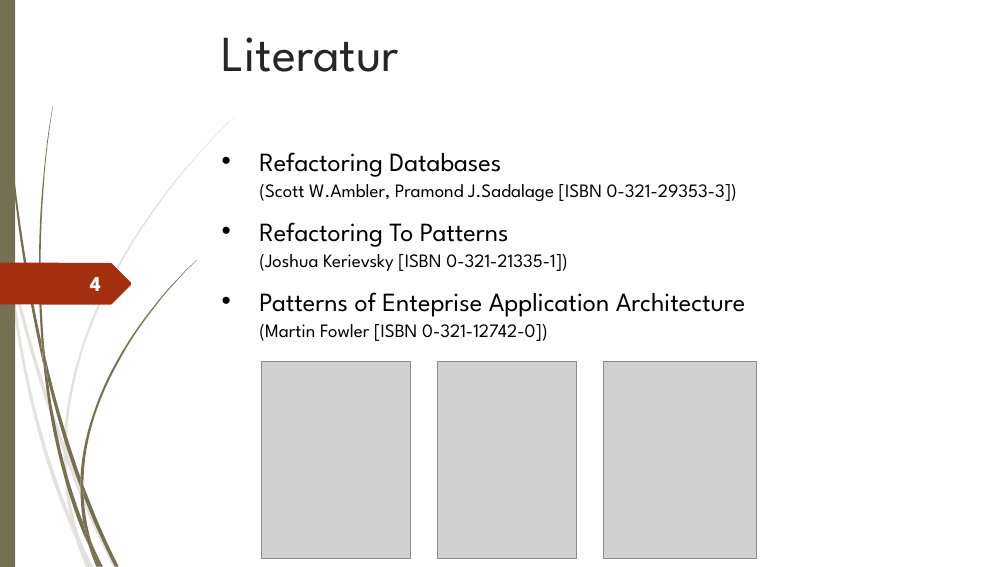
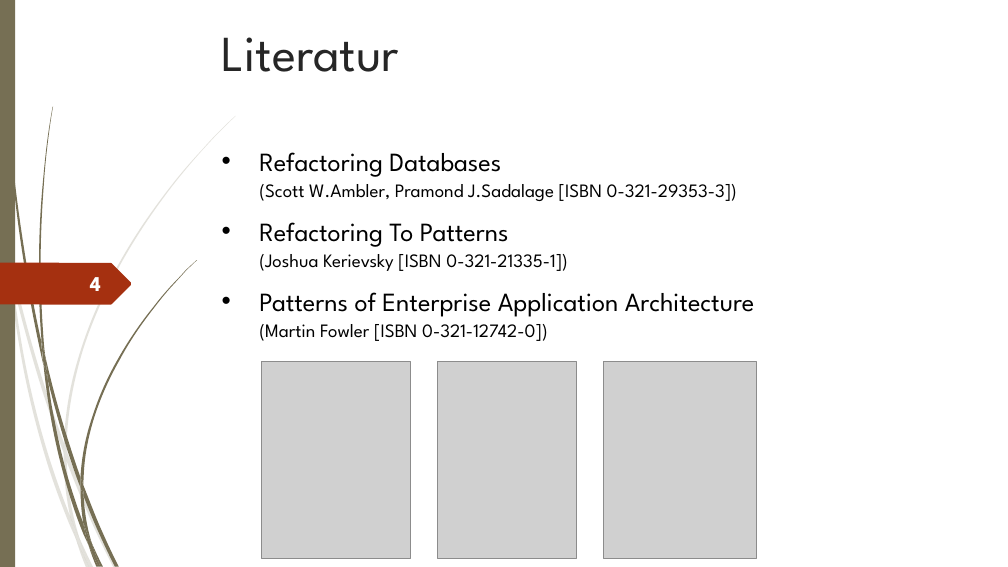
Before and after one commit to cchet/mail-service, a slide deck: slide 4 of doc/Präsentationen/Herzog_Thomas_Präsentation_2003.ppt. Drawn at 1008x567 pixels with LibreOffice and Linux fonts; fonts in the diff are those of the drawing; grey boxes stand for pictures; background and template pictures are left out. Boxes give left, top, right and bottom in pixels: in the first picture for what was removed or moved away, otherwise in the second. Text is boxed around its words. In the diff, an @@ line names an element or a change of style, - is before the commit and + after.

Commit message:
little changes on presentations

```diff
--- a/doc/Präsentationen/Herzog_Thomas_Präsentation_2003.ppt
+++ b/doc/Präsentationen/Herzog_Thomas_Präsentation_2003.ppt
@@ text at [259, 292, 754, 341]: text changed @@
-• Patterns of Enteprise Application Architecture
-  (Martin Fowler [ISBN 0-321-12742-0])
+• Patterns of Enterprise Application Architecture
+  (Martin Fowler [ISBN 0-321-12742-0])
```
Also in this commit, not shown: 1 other slide changed, 3 other files.
